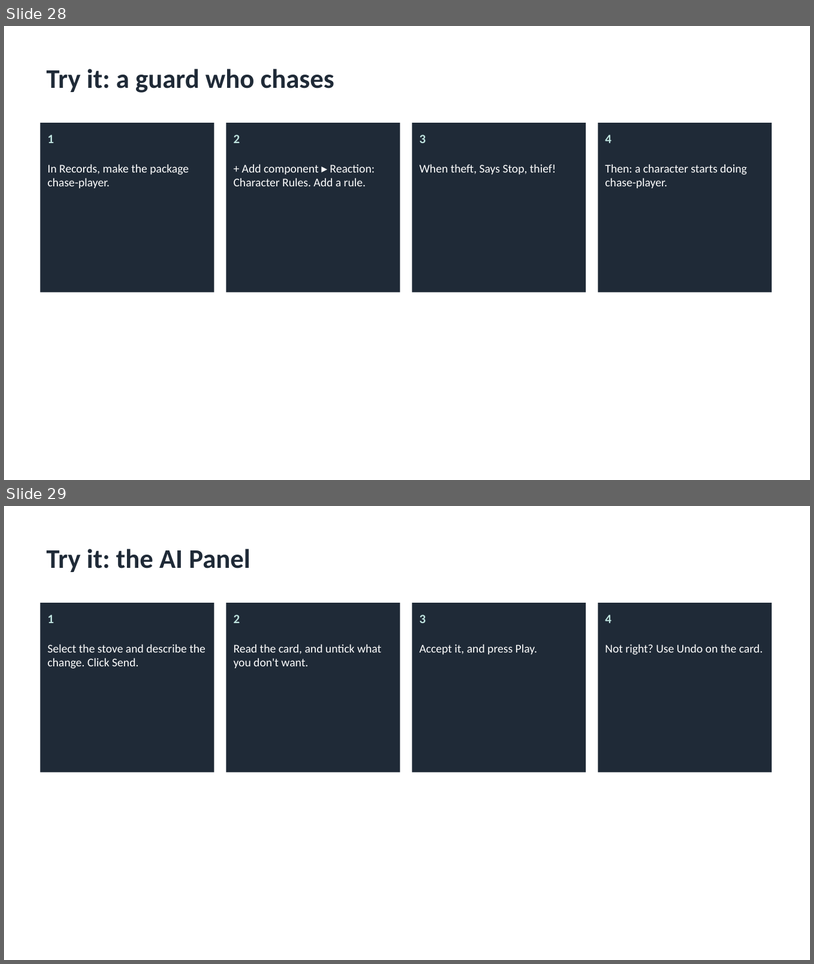
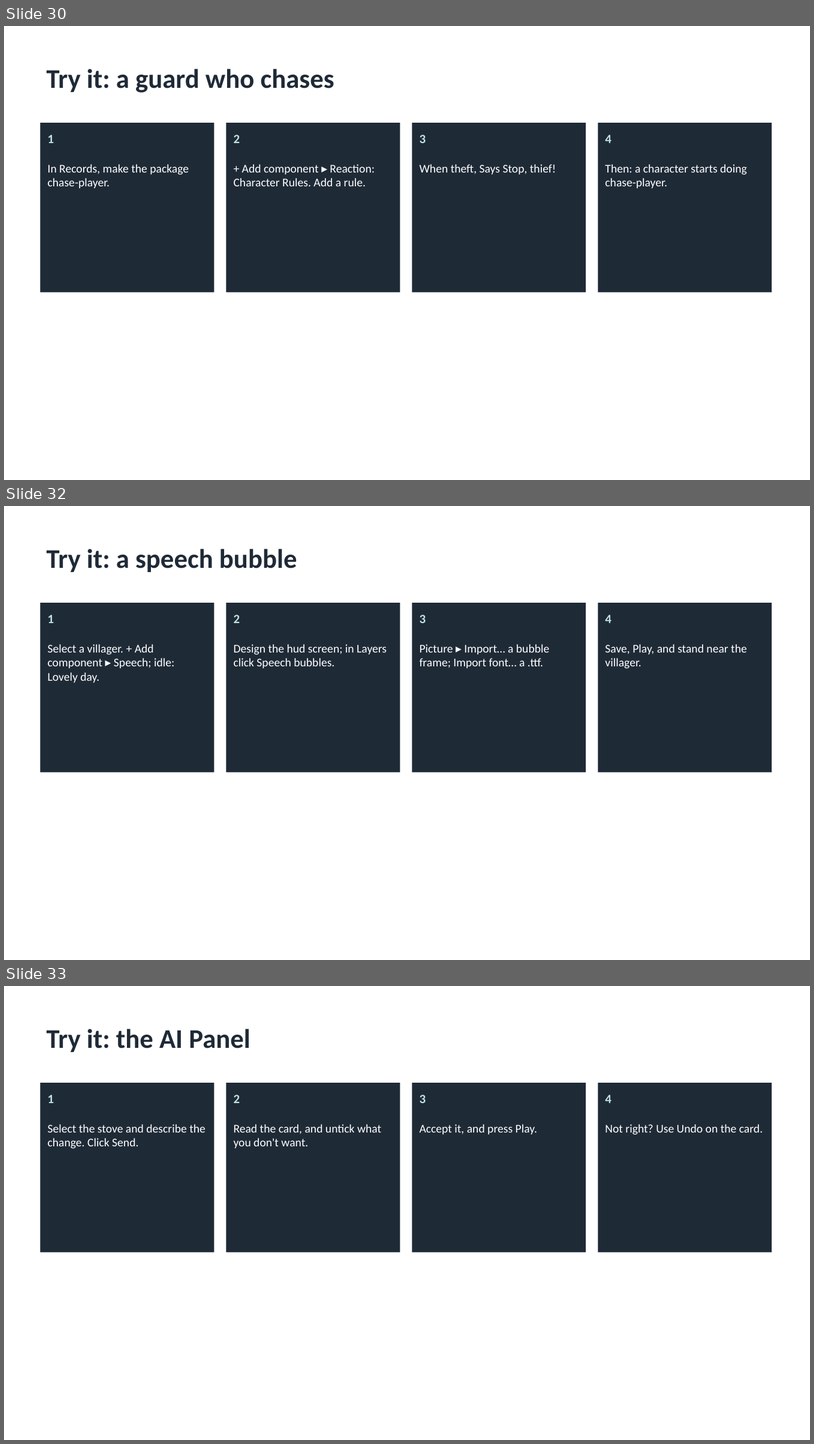
Before and after one commit to cuneyttyler/ai-gameengine-standalone, a slide deck: docs/manuals/AIGE-User-Guide.pptx. Shown one above the other, each under a label of ours: slides 28 and 29 before the commit, slides 30, 32 and 33 after it; the slides between them are not shown. The pictures are 814x964 and 814x1444 pixels, drawn with LibreOffice and Linux fonts; fonts in the diff are those of the drawing. Boxes give left, top, right and bottom in pixels: in the first picture for what was removed or moved away, otherwise in the second. Text is boxed around its words. In the diff, an @@ line names an element or a change of style, - is before the commit and + after.

```diff
--- a/docs/manuals/AIGE-User-Guide.pptx
+++ b/docs/manuals/AIGE-User-Guide.pptx
@@ slide 32 added at (4, 506, 810, 960), background #FFFFFF @@
@@ title added at (47, 549, 297, 572), 32 pt, text #1F2A37, bold @@
+Try it: a speech bubble
@@ rectangle added at (40, 603, 215, 772), fill #1F2A37 @@
@@ rectangle added at (226, 603, 400, 772), fill #1F2A37 @@
@@ rectangle added at (413, 603, 587, 772), fill #1F2A37 @@
@@ rectangle added at (598, 603, 772, 772), fill #1F2A37 @@
@@ text added at (48, 615, 54, 623), 15 pt, text #BFE3DF, bold @@
+1
@@ text added at (234, 615, 240, 623), 15 pt, text #BFE3DF, bold @@
+2
@@ text added at (420, 615, 426, 623), 15 pt, text #BFE3DF, bold @@
+3
@@ text added at (605, 615, 612, 623), 15 pt, text #BFE3DF, bold @@
+4
@@ text added at (48, 644, 174, 682), 14 pt, text #FFFFFF @@
+Select a villager. + Add component ▸ Speech; idle: Lovely day.
@@ text added at (234, 644, 387, 668), 14 pt, text #FFFFFF @@
+Design the hud screen; in Layers click Speech bubbles.
@@ text added at (420, 644, 549, 668), 14 pt, text #FFFFFF @@
+Picture ▸ Import… a bubble frame; Import font… a .ttf.
@@ text added at (605, 644, 747, 669), 14 pt, text #FFFFFF @@
+Save, Play, and stand near the villager.
@@ what was slide 28 is now slide 30 @@
@@ what was slide 29 is now slide 33 @@
```
Also in this commit, not shown: 1 slide changed, 3 other slides added, 29 other files.
